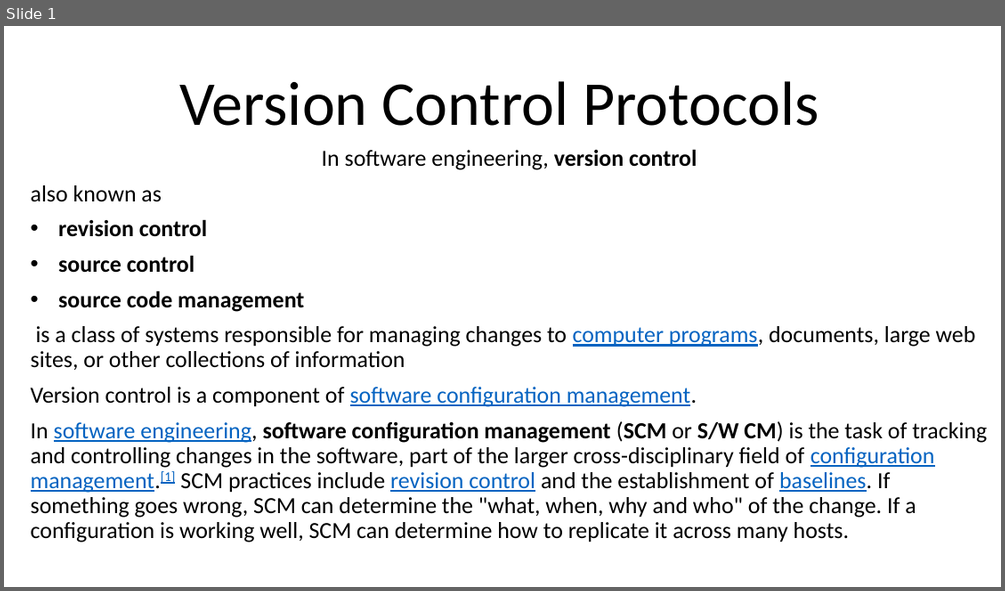
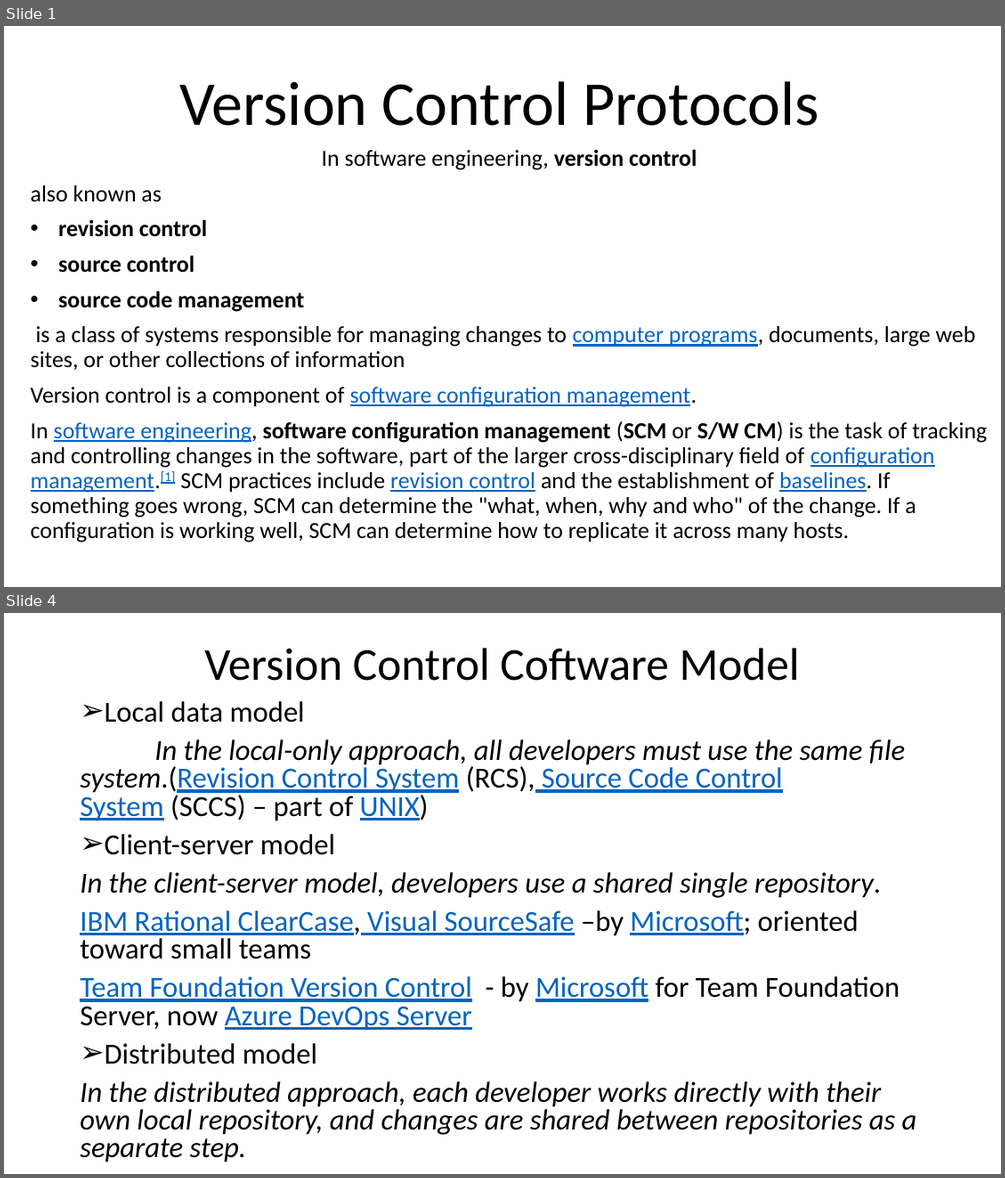
Before and after one commit to mhgulen/Dosyalar, a slide deck: Version Control Protocols.pptx. Shown one above the other, each under a label of ours: slide 1 before the commit, slides 1 and 4 after it; the slides between them are not shown. The pictures are 1005x591 and 1005x1178 pixels, drawn with LibreOffice and Linux fonts; fonts in the diff are those of the drawing. Boxes give left, top, right and bottom in pixels: in the first picture for what was removed or moved away, otherwise in the second. Text is boxed around its words. In the diff, an @@ line names an element or a change of style, - is before the commit and + after.

Commit message:
Model eklemesi
Modellerin detayları ve örnekleri verildi

```diff
--- a/Version Control Protocols.pptx
+++ b/Version Control Protocols.pptx
@@ slide 4 added at box(4, 613, 1001, 1174), background #FFFFFF @@
@@ title added at box(204, 648, 800, 681), 44 pt, text #000000 @@
+Version Control Coftware Model
@@ text added at box(80, 701, 917, 1162), 28 pt, text #000000 @@
+➢ Local data model
+In the local-only approach, all developers must use the same file system.(Revision Control System (RCS), Source Code Control System (SCCS) – part of UNIX)
+➢ Client-server model
+In the client-server model, developers use a shared single repository.
+IBM Rational ClearCase, Visual SourceSafe –by Microsoft; oriented toward small teams
+Team Foundation Version Control - by Microsoft for Team Foundation Server, now Azure DevOps Server
+➢ Distributed model
+In the distributed approach, each developer works directly with their own local repository, and changes are shared between repositories as a separate step.
```
Also in this commit, not shown: 2 other slides added, 1 slide removed.
